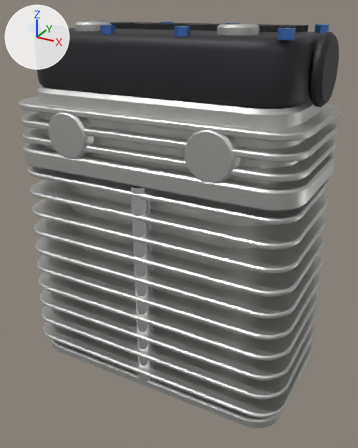
The glTF model assets/bike_parts/head/twin/race_high_comp.glb, before and after one commit.
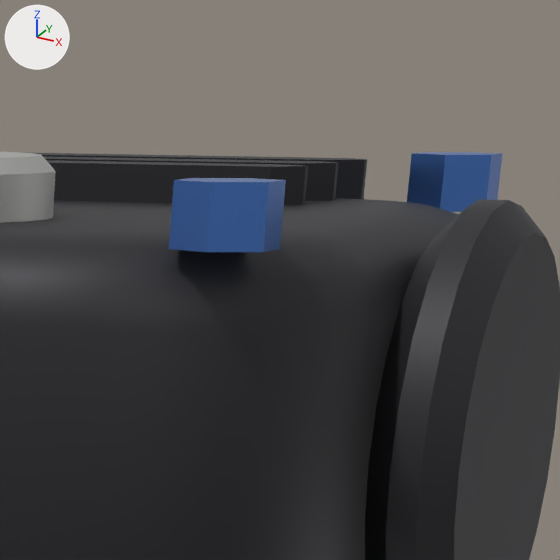
The first picture shows the older version from a 50 mm lens placed at (0.256, -0.348, 0.211), pointed at (0.066, -0.003, 0.038). The close-ups show the older and then the newer version on the part from 70% to 95% of the width and 0% to 20% of the height of that picture. Only the edits that show in the close-ups are written down. The lights are fixed; the arrows at upper left show +X, +Y and +Z. Objects named as collision shapes, trigger or cutter boxes, shadow casters or lower levels of detail are left out. Where no turn or scale is listed for an object, it has been applied to the vertices. Vertices at exactly the same position are counted once.

The first close-up shows 'lod0'.
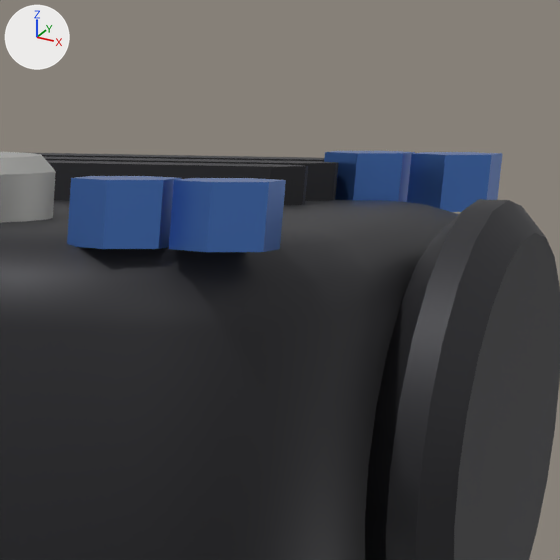
Changed parts and their boxes [x1, y1, x2, y2] in the close-ups (560 x 560 px):
'lod0', reshaped
    before: [0, 152, 560, 560]
    after: [0, 151, 560, 560]
part 1 of me_lod0, added (blue)
    after: [67, 176, 181, 249]
part 2 of me_lod0, added (blue)
    after: [324, 151, 415, 202]

The change, as a list of edits to the scene's bpy script:
```text
Change me_lod0:
    used by ob_lod0; location = (0.0, 0.0, 0.0)
    remove me_lod0.from_pydata(...)  # 3694 vertices, 7232 faces; spans x -0.064..0.184, y -0.064..0.064, z -0.1..0.2
    add me_lod0.from_pydata(...)  # 3766 vertices, 7352 faces; spans x -0.064..0.184, y -0.064..0.064, z -0.1..0.2
    me_lod0 part 1: a new loose piece, a 6-sided cylinder along z spanning x 0.1455..0.1545, y -0.0472..-0.0368, z 0.193..0.199, in mat_anodised (blue #5989da)
    me_lod0 part 2: a new loose piece, a 6-sided cylinder along z spanning x 0.1455..0.1545, y 0.0368..0.0472, z 0.193..0.199, in mat_anodised (blue #5989da)
    other edits to the shape of me_lod0 do not show in these pictures
```
